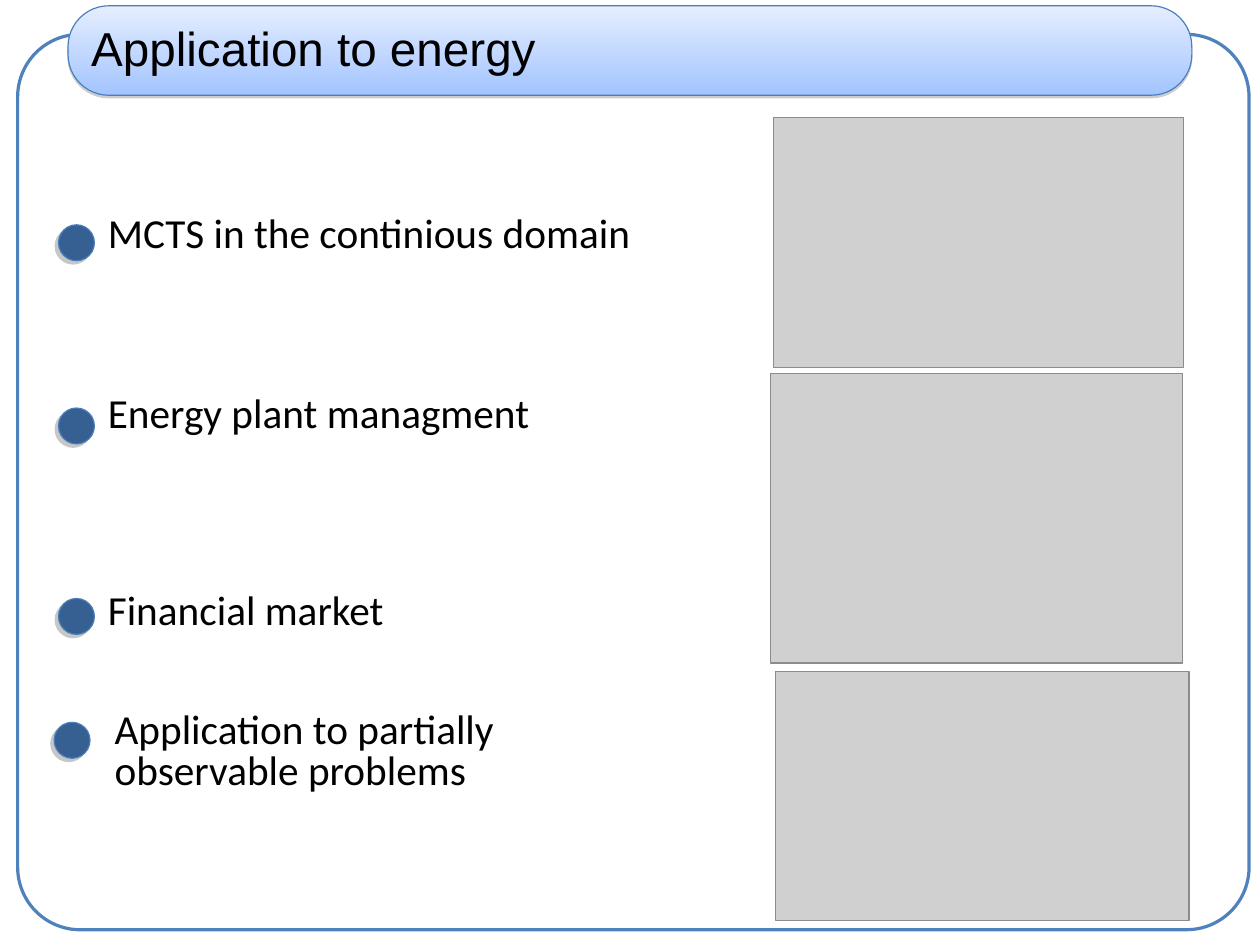
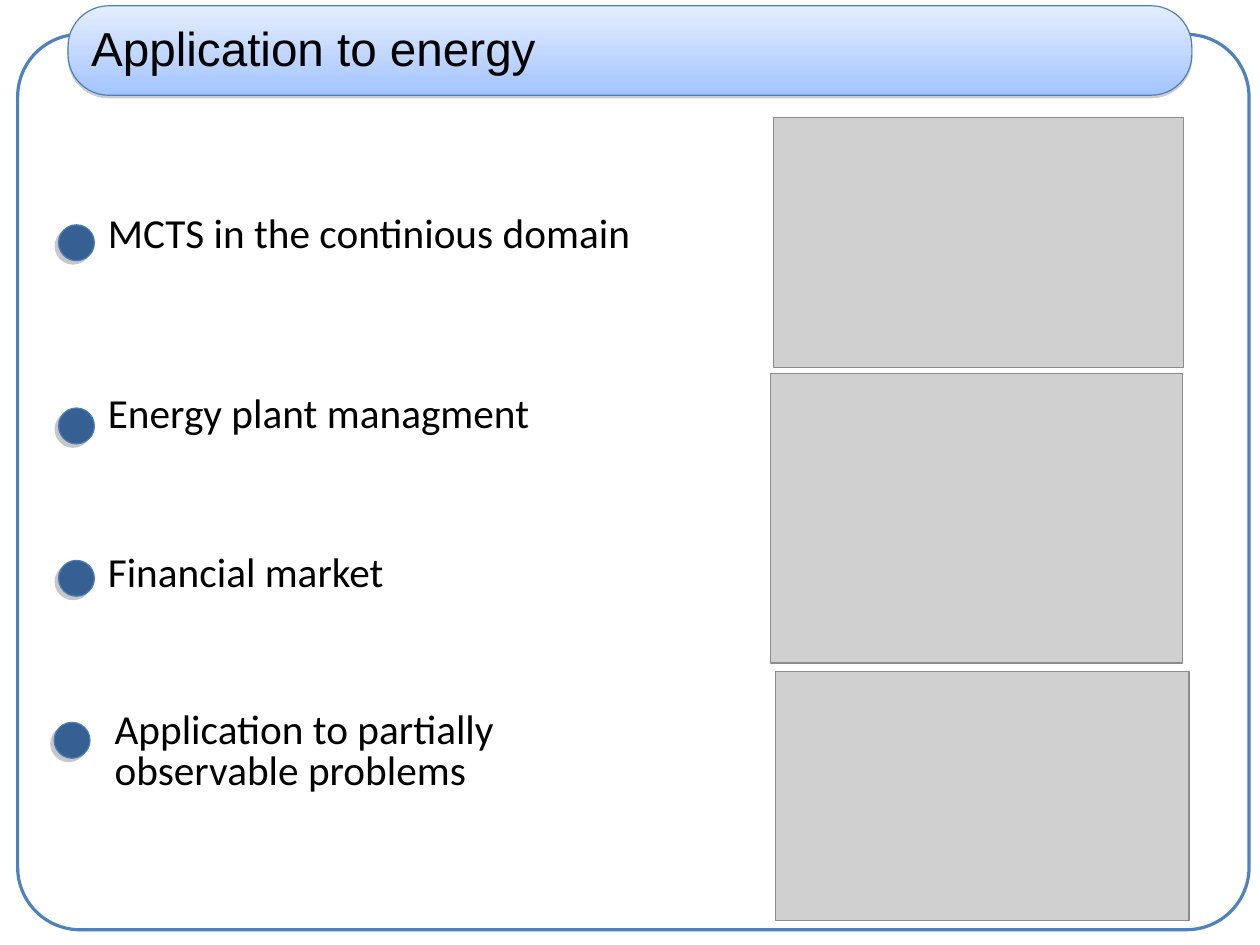
Before and after one commit to haspeleo/Android-Dev, a slide deck: slide 10 of MCTS/mcts_xp.ppt. Drawn at 1260x945 pixels with LibreOffice and Linux fonts; fonts in the diff are those of the drawing; grey boxes stand for pictures. Boxes give left, top, right and bottom in pixels: in the first picture for what was removed or moved away, otherwise in the second. Text is boxed around its words. In the diff, an @@ line names an element or a change of style, - is before the commit and + after.

```diff
--- a/MCTS/mcts_xp.ppt
+++ b/MCTS/mcts_xp.ppt
@@ ellipse: place and size @@
-ellipse at <box>58,599,94,635</box>
+ellipse at <box>58,560,94,596</box>
@@ text "Financial market": place and size @@
-text "Financial market" at <box>108,596,384,626</box>
+text "Financial market" at <box>108,558,384,588</box>
```
Also in this commit, not shown: 5 other slides changed.
